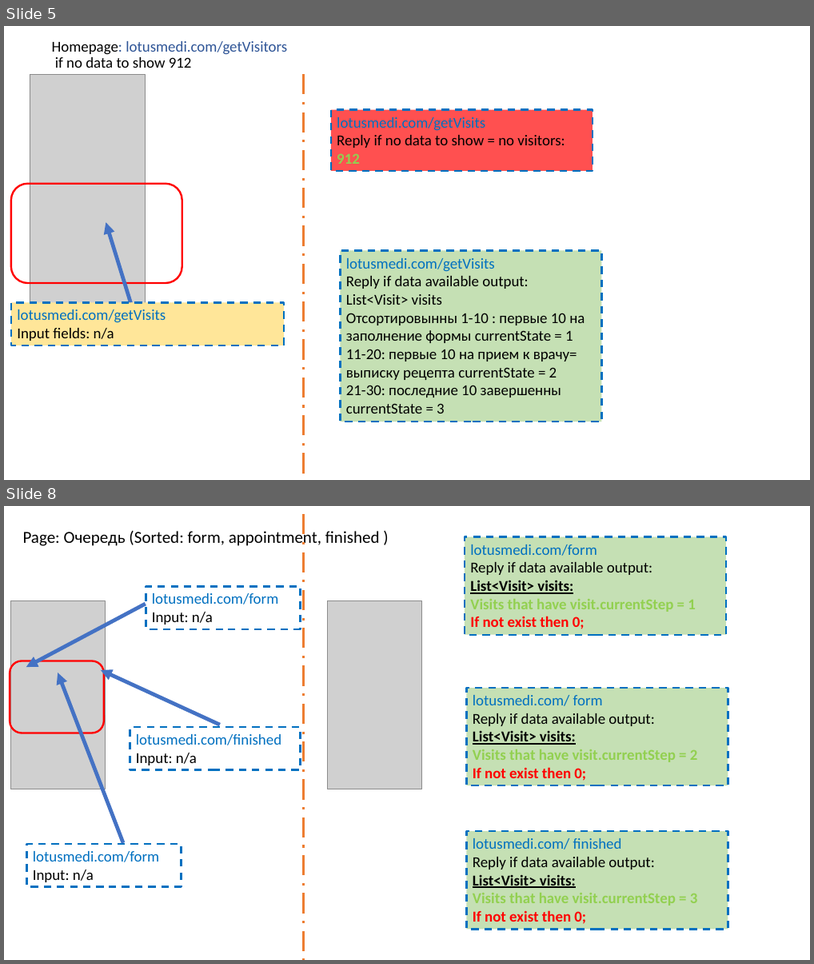
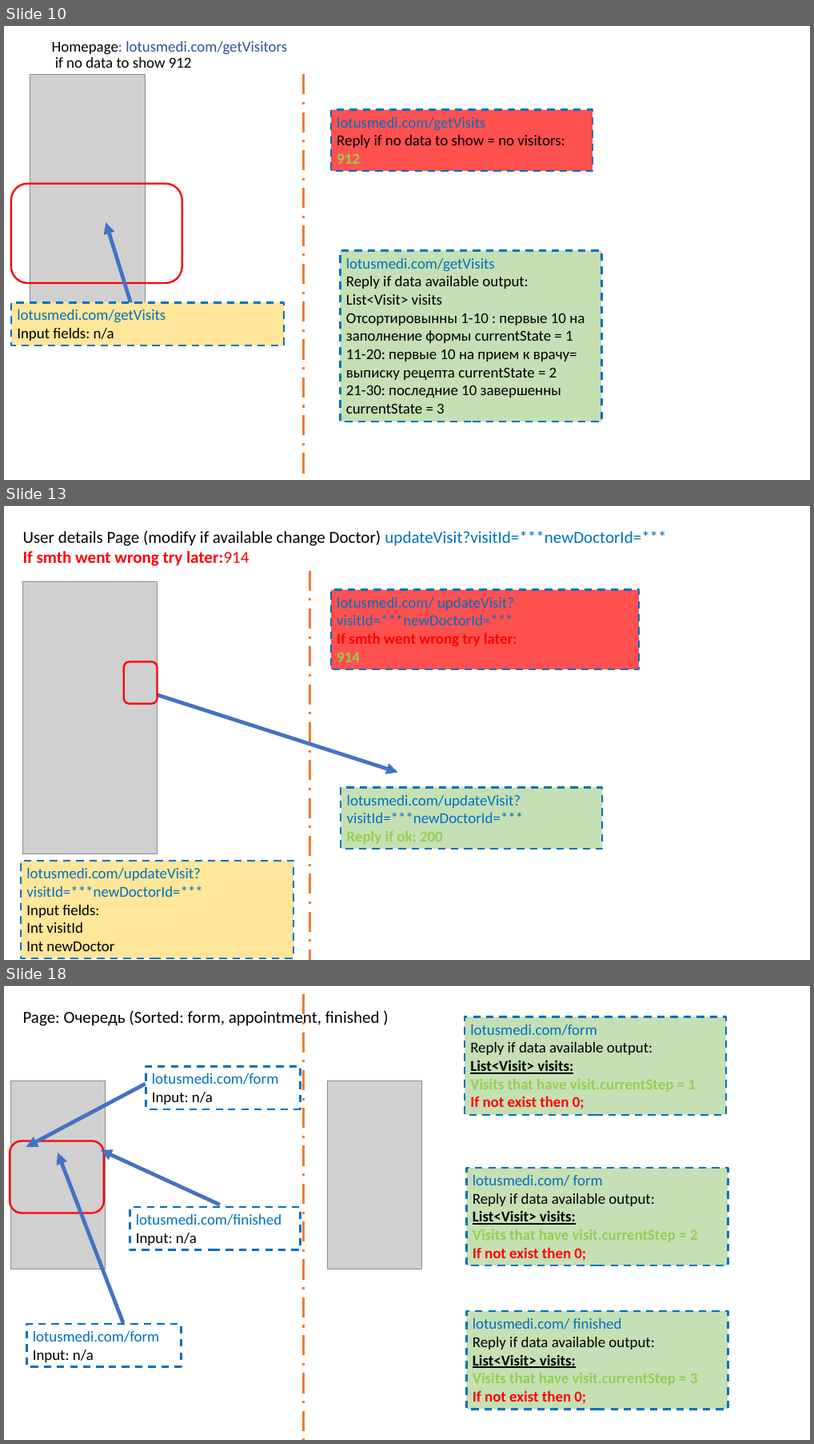
Before and after one commit to MarinaPak108/lotus, a slide deck: scenarioFlowChart.pptx. Shown one above the other, each under a label of ours: slides 5 and 8 before the commit, slides 10, 13 and 18 after it; the slides between them are not shown. The pictures are 814x964 and 814x1444 pixels, drawn with LibreOffice and Linux fonts; fonts in the diff are those of the drawing; grey boxes stand for pictures. Boxes give left, top, right and bottom in pixels: in the first picture for what was removed or moved away, otherwise in the second. Text is boxed around its words. In the diff, an @@ line names an element or a change of style, - is before the commit and + after.

Commit message:
chompleted first version of ppt for backender. added buttons to modify doctor, formData , prescription

```diff
--- a/scenarioFlowChart.pptx
+++ b/scenarioFlowChart.pptx
@@ slide 13 added at (4,506,810,960), background #FFFFFF @@
@@ text added at (23,531,666,566), 20 pt, text #000000 @@
+User details Page (modify if available change Doctor) updateVisit?visitId=***newDoctorId=***
+If smth went wrong try later:914
@@ line added from (310, 571) to (310, 960), #ED7D31 3 pt dashed @@
@@ picture added at (22,582,157,854) @@
@@ rectangle added at (331,589,640,668), fill #FF5050, outline #0070C0 2.25 pt dashed, 18 pt, text #0070C0 @@
+lotusmedi.com/ updateVisit?visitId=***newDoctorId=***
+If smth went wrong try later:
+914
@@ rounded rectangle added at (124,661,157,704), outline #FF0000 2.25 pt @@
@@ arrow added from (151, 693) to (398, 772), #4472C4 4.5 pt @@
@@ rectangle added at (341,788,603,848), fill #C5E0B4, outline #0070C0 2.25 pt dashed, 18 pt, text #0070C0 @@
+lotusmedi.com/updateVisit?visitId=***newDoctorId=***
+Reply if ok: 200
@@ rectangle added at (21,860,294,959), fill #FFE699, outline #0070C0 2.25 pt dashed, 18 pt, text #0070C0 @@
+lotusmedi.com/updateVisit?visitId=***newDoctorId=***
+Input fields:
+Int visitId
+Int newDoctor
@@ what was slide 5 is now slide 10 @@
@@ what was slide 8 is now slide 18 @@
```
Also in this commit, not shown: 4 slides changed, 16 other slides added, 4 slides removed, 1 other file.
